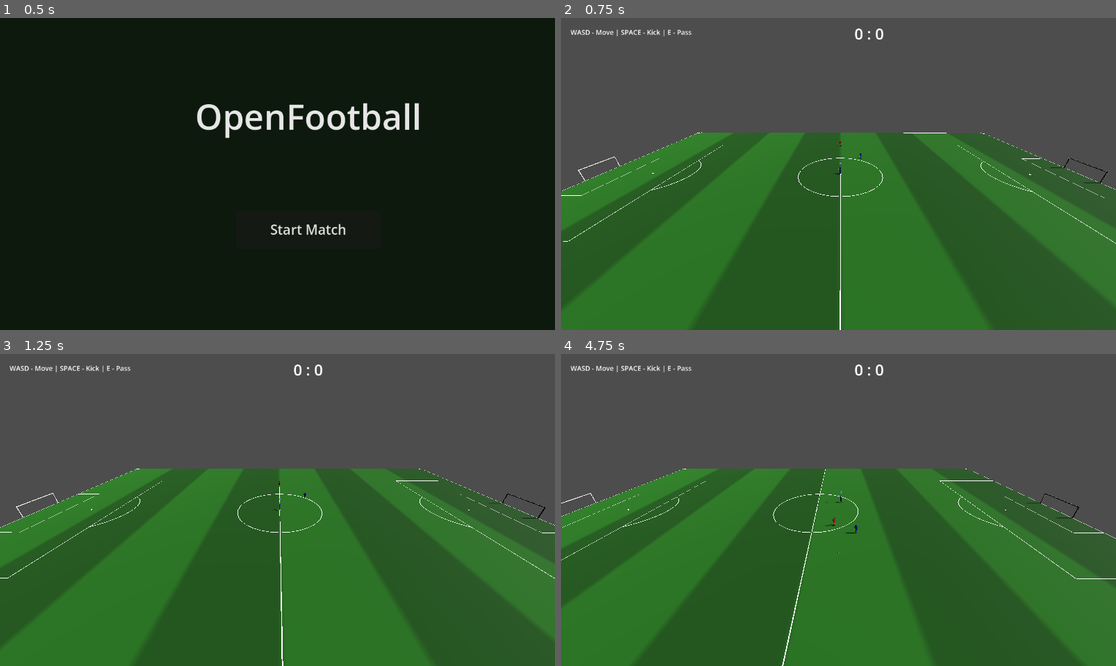
Above: before the commit, frames 1-4 (two rows, left to right).
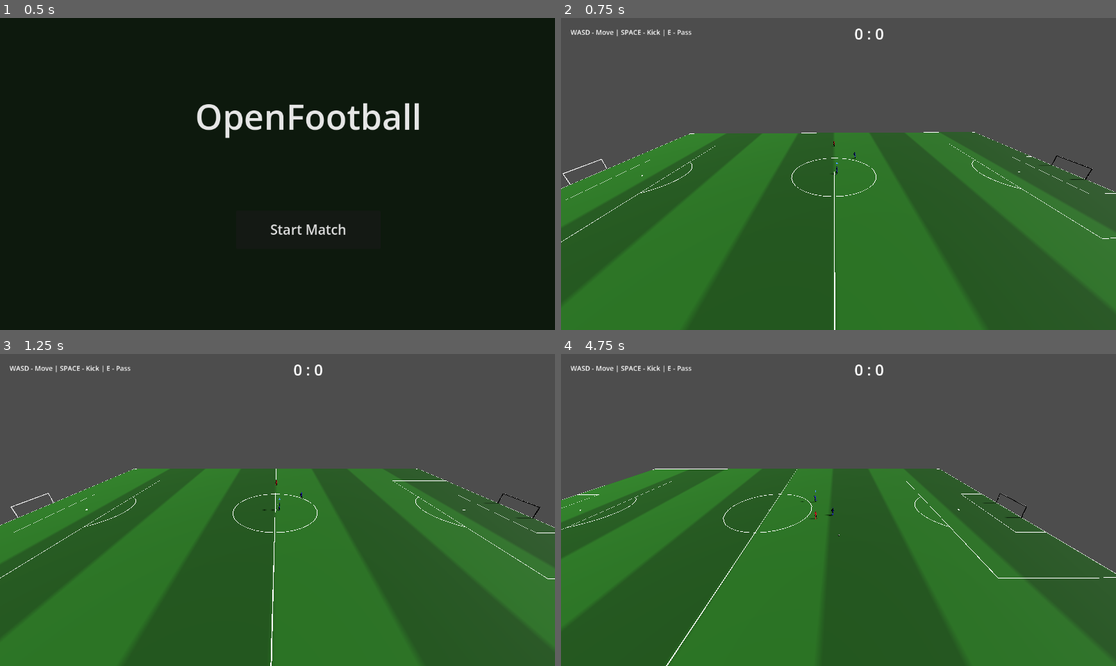
Above: after the commit, the same moments.

Repository: Churikov0112/open_football
Game: Godot game, scene res://scenes/main_menu.tscn
The game is run twice, just before and just after one commit, with the same random seed, the same clock (stepped at 60 frames per second) and the same inputs.
Inputs:
- Up to frame 1 (0.5 s): no input
- Up to frame 2 (0.75 s): click "Start Match" at 0.5 s
- Up to frame 3 (1.25 s): no input
- Up to frame 4 (4.75 s): hold D (move_right) 1.28-2.03 s; hold Shift (sprint, bound only after the commit) 1.28-2.03 s; hold S (move_back) 2.03-2.78 s; tap Space (kick) at 2.1 s; tap Shift (sprint, bound only after the commit) at 2.3, 3.05, 3.8 s; hold D (move_right) 2.78-3.53 s; hold E (pass) 2.78-3.53 s; hold W (move_forward) 3.53-4.28 s; tap Q (swap_player) at 3.6 s; hold A (move_left) from 4.28 s (still down); hold Shift (sprint, bound only after the commit) from 4.28 s (still down)

Frame 1 is identical in both runs. In frame 2, 2.7% of the frame differs, in the area x 0-100%, y 36-100%; in frame 3, 2.7%; in frame 4, 44%.

Commit message:
feat(loco): drive human input via PlayerMotor, add hold-sprint, control-lock on actions/tackle
Co-Authored-By: Claude Sonnet 5 <noreply@anthropic.com>

Diff:
--- a/scripts/match/match_manager.gd
+++ b/scripts/match/match_manager.gd
@@ -55,6 +55,7 @@
 		home_mesh.queue_free()
 	var home_visual: PlayerVisual = preload("res://scenes/player_visual.tscn").instantiate()
 	player_home.add_child(home_visual)
+	player_home.add_child(PlayerMotor.new())
 	home_visual.apply_appearance({"kit_color": Color(0.1, 0.1, 0.9)})
 	home_visual.action_contact.connect(_on_action_contact.bind(player_home))
 	home_visual.action_finished.connect(_on_action_finished.bind(player_home))
@@ -78,6 +79,7 @@
 		&"pass": [KEY_E],
 		&"pause": [KEY_ESCAPE],
 		&"swap_player": [KEY_Q],
+		&"sprint": [KEY_SHIFT],
 	}
 	for action in input_actions:
 		if InputMap.has_action(action):
@@ -355,6 +357,7 @@
 	new_player.global_position = Vector3(20, 0.5, 0)
 	var visual: PlayerVisual = preload("res://scenes/player_visual.tscn").instantiate()
 	new_player.add_child(visual)
+	new_player.add_child(PlayerMotor.new())
 	visual.apply_appearance({"kit_color": Color(0.9, 0.1, 0.1)})
 	visual.action_contact.connect(_on_action_contact.bind(new_player))
 	visual.action_finished.connect(_on_action_finished.bind(new_player))
@@ -380,6 +383,7 @@
 	new_player.global_position = Vector3(10, 0.5, 5)
 	var visual: PlayerVisual = preload("res://scenes/player_visual.tscn").instantiate()
 	new_player.add_child(visual)
+	new_player.add_child(PlayerMotor.new())
 	visual.apply_appearance({"kit_color": Color(0.1, 0.1, 0.9)})
 	visual.action_contact.connect(_on_action_contact.bind(new_player))
 	visual.action_finished.connect(_on_action_finished.bind(new_player))
@@ -537,14 +541,12 @@
 	cam_right.y = 0
 	cam_right = cam_right.normalized()
 	var dir := (cam_forward * -input_dir.y + cam_right * input_dir.x).normalized()
-	if dir.length() > 0.1:
-		var speed := 8.0
-		controlled_player.global_position.x = move_toward(controlled_player.global_position.x,
-			controlled_player.global_position.x + dir.x * speed * delta, speed * delta)
-		controlled_player.global_position.z = move_toward(controlled_player.global_position.z,
-			controlled_player.global_position.z + dir.z * speed * delta, speed * delta)
-		var target_angle := atan2(-dir.x, -dir.z)
-		controlled_player.rotation.y = lerp_angle(controlled_player.rotation.y, target_angle, 10.0 * delta)
+	var sprint_scale := 1.0
+	if Input.is_action_pressed(&"sprint"):
+		sprint_scale = FootballConstants.LOCO_SPRINT_SPEED / FootballConstants.LOCO_TOP_SPEED
+	var motor := _player_motor(controlled_player)
+	if motor != null:
+		motor.set_move_intent(dir, sprint_scale)  # dir == ZERO при отсутствии ввода → торможение
 	if Input.is_action_just_pressed(&"kick"):
 		print("[TACKLE_DEBUG] Space pressed! dribbler=", ball.dribbler.name if ball.has_method(&"set_dribbler") and ball.dribbler else "null", " last_touch=", ball.get_last_touch().name if ball.has_method(&"get_last_touch") and ball.get_last_touch() else "null")
 		if not _try_tackle(controlled_player):
@@ -592,6 +594,9 @@
 		_action_player = player_node
 		_action_dir = dir
 		_action_power = power
+		var lock_motor := _player_motor(player_node)
+		if lock_motor != null:
+			lock_motor.set_control_locked(true)
 	else:
 		if ball.has_method(&"kick"):
 			ball.kick(dir, power)  # фолбэк без анимации: бьём сразу
@@ -607,6 +612,9 @@
 func _on_action_finished(_action: String, player: Node) -> void:
 	if player == _action_player:
 		_action_player = null
+		var motor := _player_motor(player)
+		if motor != null:
+			motor.set_control_locked(false)
 
 
 ## Отменить действие игрока (сбили подкатом на замахе): без импульса, вернуть управление.
@@ -614,6 +622,9 @@
 	if _action_player != player:
 		return
 	_action_player = null
+	var motor := _player_motor(player)
+	if motor != null:
+		motor.set_control_locked(false)
 	var visual := _player_visual(player)
 	if visual != null:
 		visual.cancel_action()
@@ -625,6 +636,16 @@
 		return null
 	for c in player_node.get_children():
 		if c is PlayerVisual:
+			return c
+	return null
+
+
+## Найти дочерний PlayerMotor у игрового узла (добавляется ребёнком при спавне).
+func _player_motor(player_node: Node) -> PlayerMotor:
+	if player_node == null:
+		return null
+	for c in player_node.get_children():
+		if c is PlayerMotor:
 			return c
 	return null
 
@@ -682,6 +703,12 @@
 		return
 
 	print("[TACKLE_DEBUG] _start_tackle: TACKLE STARTED! player=", player.name, " target=", target.name)
+
+	# Лочим только когда такл реально стартует (после всех guard-выходов выше) —
+	# иначе на раннем return лок повиснет без парной разблокировки в _tackle_recover.
+	var tackler_motor := _player_motor(player)
+	if tackler_motor != null:
+		tackler_motor.set_control_locked(true)
 
 	_tackle_state = TackleState.SLIDING
 	_tackle_player = player
@@ -829,6 +856,9 @@
 			var nearest := _find_nearest_on_team(_tackle_foul_position, fouled_team)
 			if nearest:
 				ball.set_dribbler(nearest)
+		var motor := _player_motor(_tackle_player)
+		if motor != null:
+			motor.set_control_locked(false)
 		_tackle_state = TackleState.NORMAL
 		_tackle_player = null
 
